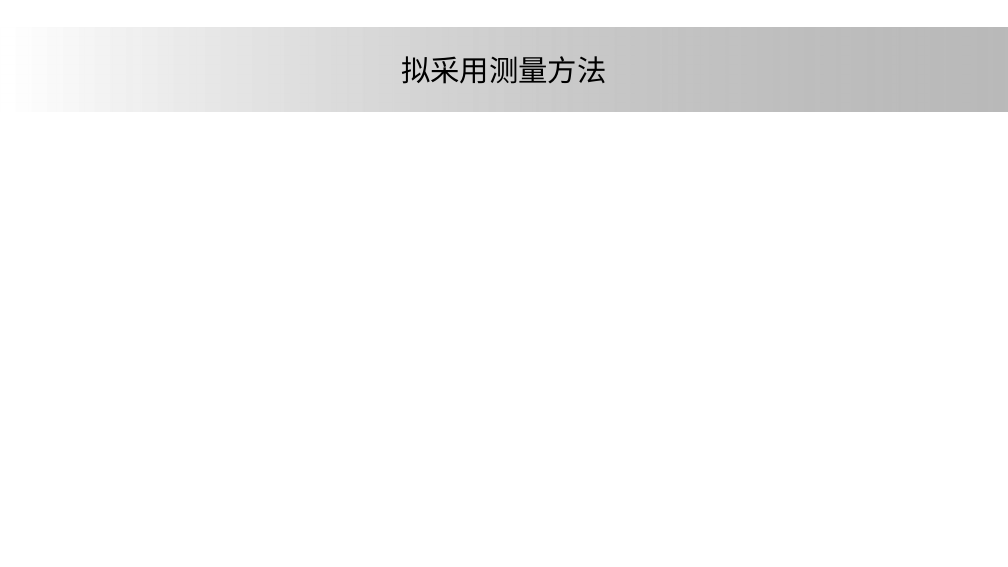
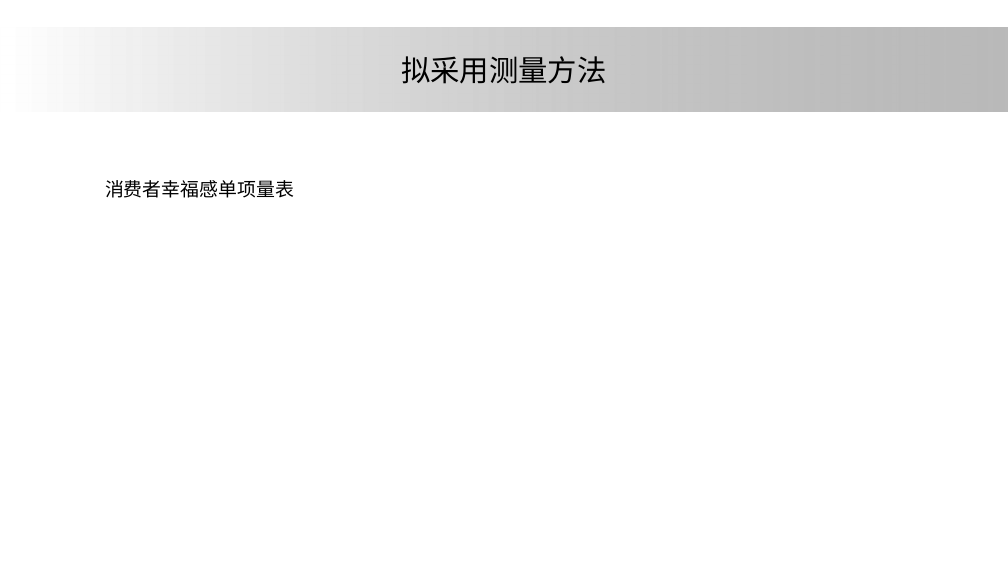
Before and after one commit to ElsaLuo/-, a slide deck: slide 17 of 我的坚果云/研究生搞学术/大论文/论文汇报/one.pptx (slide 10 before the commit). Drawn at 1008x567 pixels with LibreOffice and Linux fonts; fonts in the diff are those of the drawing; background and template pictures are left out. Boxes give left, top, right and bottom in pixels: in the first picture for what was removed or moved away, otherwise in the second. Text is boxed around its words. In the diff, an @@ line names an element or a change of style, - is before the commit and + after.

```diff
--- a/我的坚果云/研究生搞学术/大论文/论文汇报/one.pptx
+++ b/我的坚果云/研究生搞学术/大论文/论文汇报/one.pptx
@@ text added at bbox=[105, 180, 294, 198], 18 pt, text #000000 @@
+消费者幸福感单项量表
```
Also in this commit, not shown: 4 other slides changed, 10 slides added.
